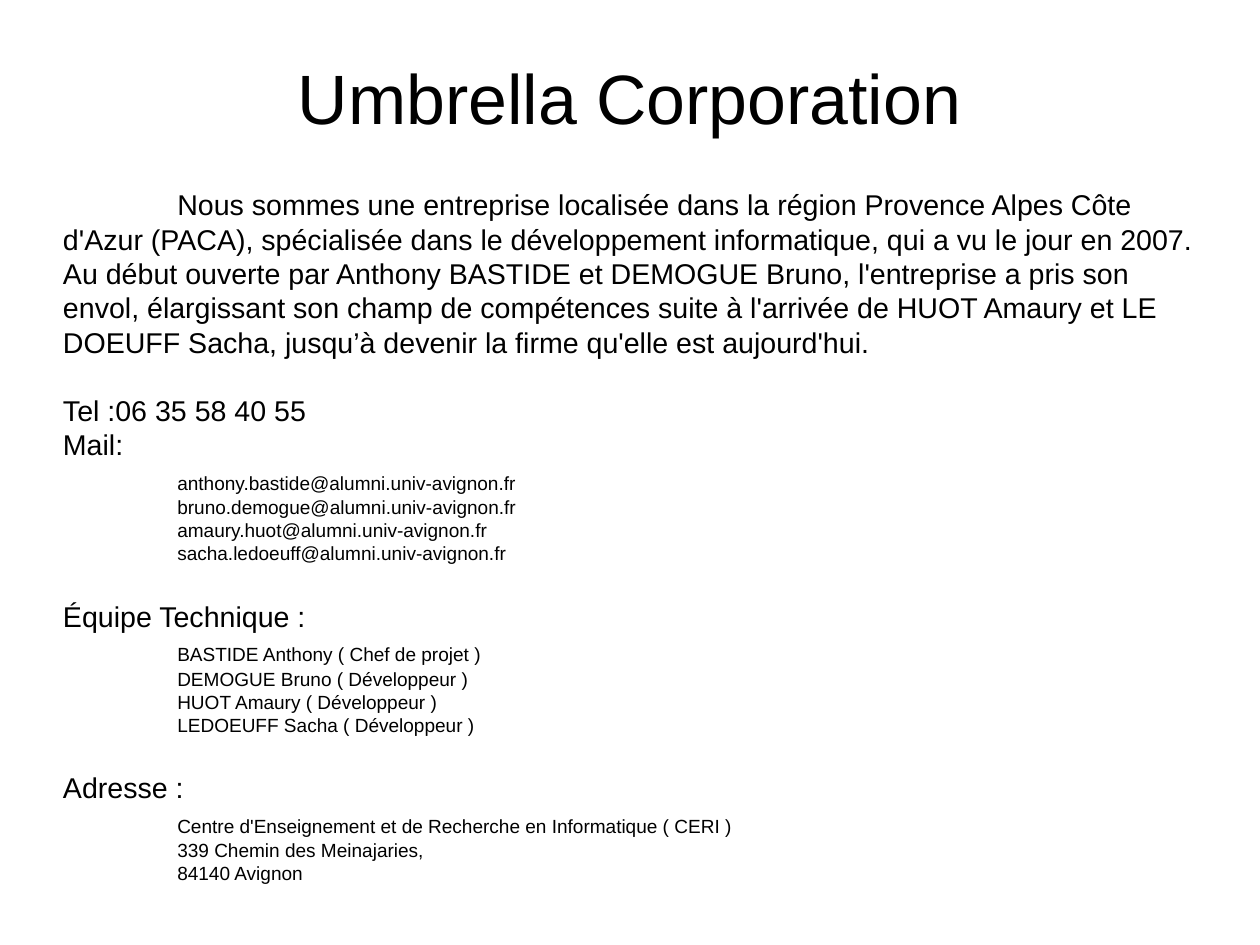
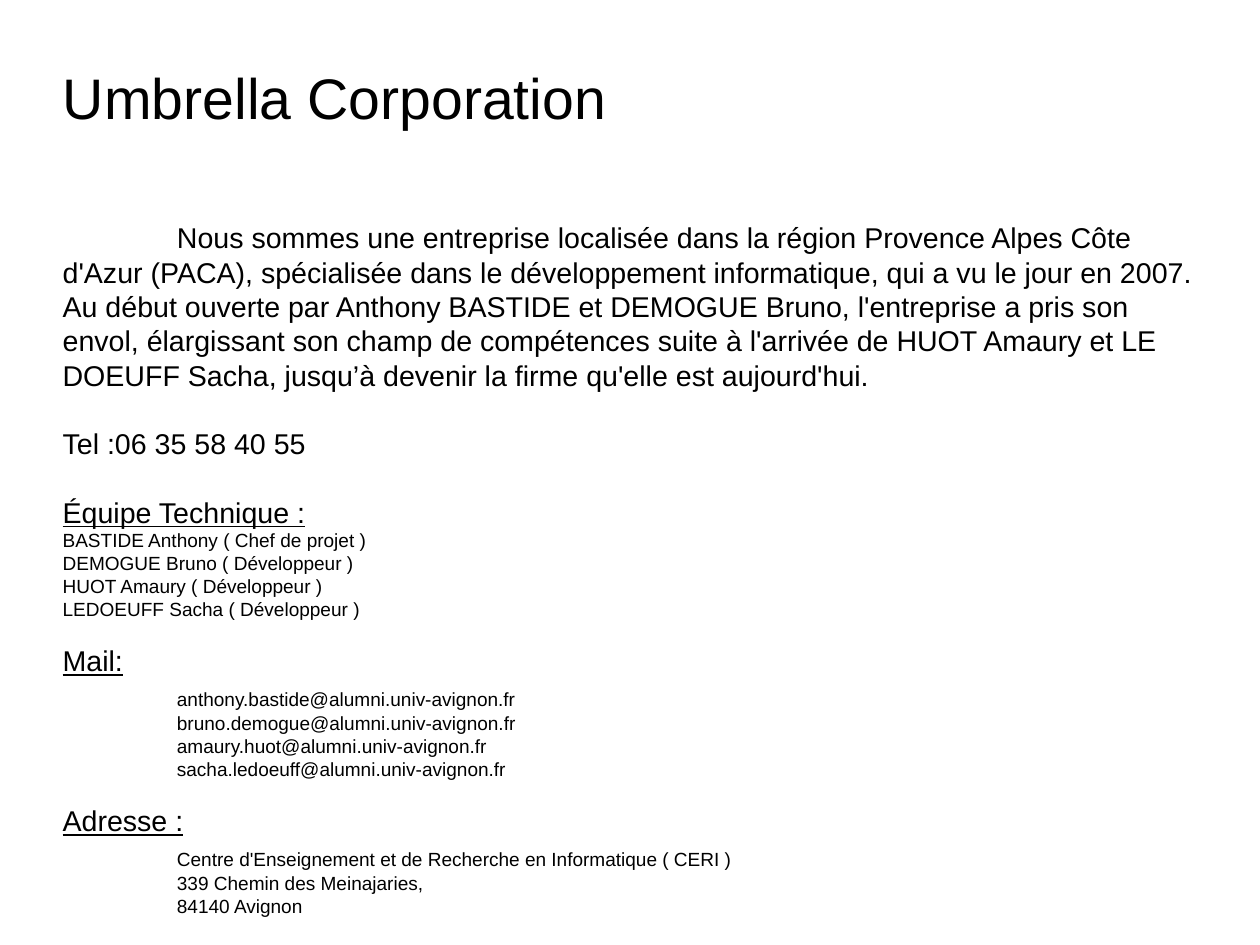
Before and after one commit to SLedoeuff/Hollow-Matrix, a slide deck: slide 3 of DiapoProjetSIE.odp (slide 2 before the commit). Drawn at 1260x945 pixels with LibreOffice and Linux fonts; fonts in the diff are those of the drawing; background and template pictures are left out. Boxes give left, top, right and bottom in pixels: in the first picture for what was removed or moved away, otherwise in the second. Text is boxed around its words. In the diff, an @@ line names an element or a change of style, - is before the commit and + after.

```diff
--- a/DiapoProjetSIE.odp
+++ b/DiapoProjetSIE.odp
@@ title "Umbrella Corporation" at (63,77,605,130): size 44 to 36 pt; alignment centre to left @@
@@ subtitle "Nous sommes une entreprise localisée ...": place and size @@
-subtitle "Nous sommes une entreprise localisée ..." at (63,194,1191,884)
+subtitle "Nous sommes une entreprise localisée ..." at (63,227,1191,913)
@@ subtitle at (63,500,355,620): paragraphs added @@
+Équipe Technique :
+BASTIDE Anthony ( Chef de projet )
+DEMOGUE Bruno ( Développeur )
+HUOT Amaury ( Développeur )
+LEDOEUFF Sacha ( Développeur )
@@ subtitle at (63,605,469,736): paragraphs removed @@
-Équipe Technique :
-BASTIDE Anthony ( Chef de projet )
-DEMOGUE Bruno ( Développeur )
-HUOT Amaury ( Développeur )
-LEDOEUFF Sacha ( Développeur )
@@ subtitle at (63,650,168,836): underline on in "Mail:", "Adresse :" @@
```
Also in this commit, not shown: 6 other slides changed, 2 slides added, 1 slide removed.
